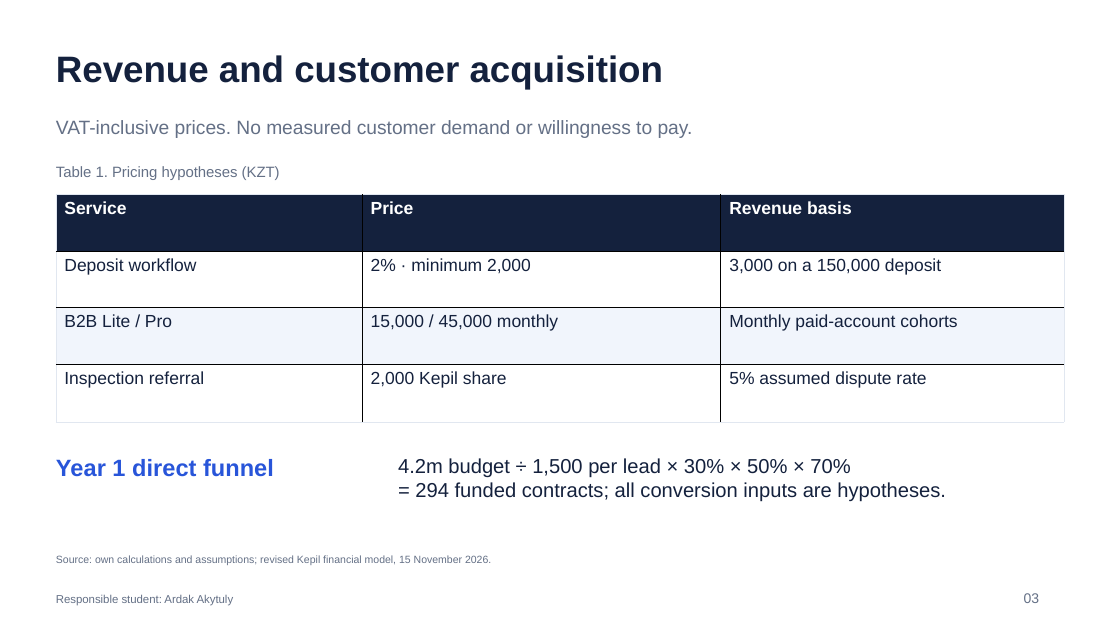
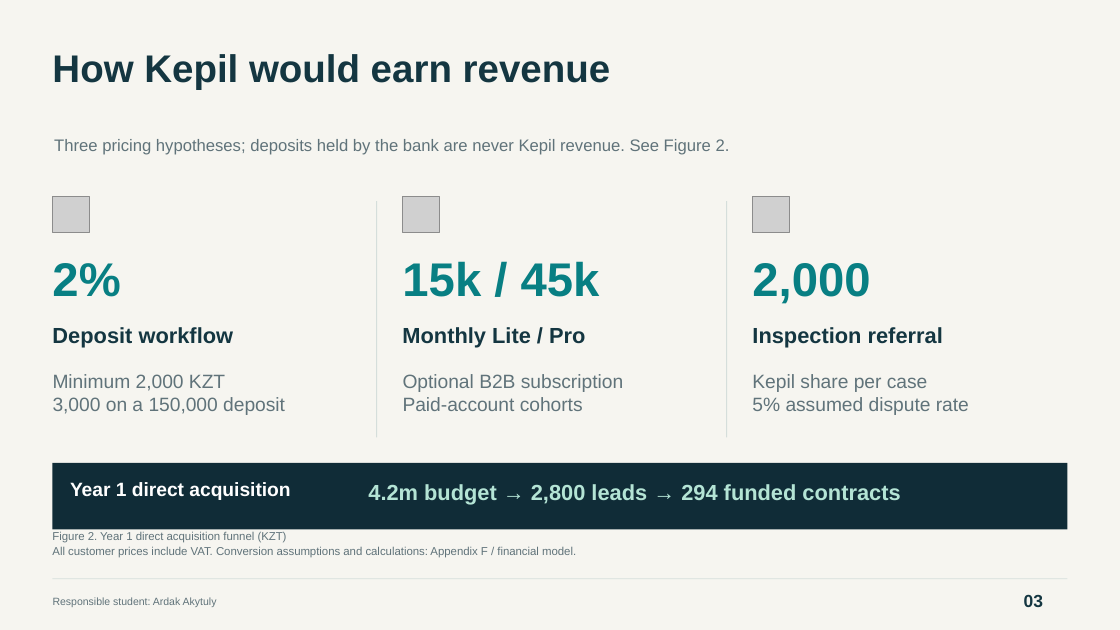
Before and after one commit to Arlan-prog/FinanceFinal, a slide deck: slide 3 of Final_Project_Presentation.pptx. Drawn at 1120x630 pixels with LibreOffice and Linux fonts; fonts in the diff are those of the drawing; grey boxes stand for pictures. Boxes give left, top, right and bottom in pixels: in the first picture for what was removed or moved away, otherwise in the second. Text is boxed around its words. In the diff, an @@ line names an element or a change of style, - is before the commit and + after.

```diff
--- a/Final_Project_Presentation.pptx
+++ b/Final_Project_Presentation.pptx
@@ background #FFFFFF to #F6F5F0 @@
@@ text at [52,54,611,89]: text changed; size 31.5 to 33 pt; text colour #14213D to #143641 @@
-Revenue and customer acquisition
+How Kepil would earn revenue
@@ text at [54,139,730,155]: text changed; size 16.5 to 14.2 pt; text colour #647086 to #60737A @@
-VAT-inclusive prices. No measured customer demand or willingness to pay.
+Three pricing hypotheses; deposits held by the bank are never Kepil revenue. See Figure 2.
@@ text removed at [56,166,280,180] @@
-Table 1. Pricing hypotheses (KZT)
@@ picture added at [52,196,89,233] @@
@@ table removed at [56,194,1065,422], 4 rows, 3 columns @@
-Service | Price | Revenue basis
-Deposit workflow | 2% · minimum 2,000 | 3,000 on a 150,000 deposit
-B2B Lite / Pro | 15,000 / 45,000 monthly | Monthly paid-account cohorts
-Inspection referral | 2,000 Kepil share | 5% assumed dispute rate
@@ rectangle added at [376,202,377,438], fill #D5DEDB @@
@@ picture added at [402,196,439,233] @@
@@ rectangle added at [727,202,728,438], fill #D5DEDB @@
@@ picture added at [753,196,790,233] @@
@@ text added at [52,263,120,297], 40.5 pt, text #087F83, bold @@
+2%
@@ text added at [402,261,600,297], 40.5 pt, text #087F83, bold @@
+15k / 45k
@@ text added at [752,263,870,304], 40.5 pt, text #087F83, bold @@
+2,000
@@ text added at [52,327,234,348], 18.8 pt, text #143641, bold @@
+Deposit workflow
@@ text added at [402,327,585,348], 18.8 pt, text #143641, bold @@
+Monthly Lite / Pro
@@ text added at [752,327,943,348], 18.8 pt, text #143641, bold @@
+Inspection referral
@@ text added at [53,374,285,415], 16.5 pt, text #60737A @@
+Minimum 2,000 KZT
+3,000 on a 150,000 deposit
@@ text added at [403,374,623,411], 16.5 pt, text #60737A @@
+Optional B2B subscription
+Paid-account cohorts
@@ text added at [752,374,969,415], 16.5 pt, text #60737A @@
+Kepil share per case
+5% assumed dispute rate
@@ rectangle added at [52,463,1067,529], fill #102C37 @@
@@ text at [70,482,290,500]: text changed; size 20.2 to 16.5 pt; text colour #2855D9 to #FFFFFF @@
-Year 1 direct funnel
+Year 1 direct acquisition
@@ text at [368,484,900,505]: text changed; size 17.2 to 18.8 pt; text colour #14213D to #B4E4D5; bold on @@
-4.2m budget ÷ 1,500 per lead × 30% × 50% × 70%
-= 294 funded contracts; all conversion inputs are hypotheses.
+4.2m budget → 2,800 leads → 294 funded contracts
@@ text added at [52,531,287,543], 9.8 pt, text #60737A @@
+Figure 2. Year 1 direct acquisition funnel (KZT)
@@ text at [52,546,576,558]: text changed; size 9 to 9.8 pt; text colour #647086 to #60737A @@
-Source: own calculations and assumptions; revised Kepil financial model, 15 November 2026.
+All customer prices include VAT. Conversion assumptions and calculations: Appendix F / financial model.
@@ text "Responsible student: Ardak Akytuly" at [53,597,217,607]: size 9.8 to 9 pt, text colour #647086 to #60737A @@
@@ rectangle added at [52,579,1067,580], fill #D5DEDB @@
@@ text "03" at [1024,595,1043,607]: size 12 to 15 pt, text colour #647086 to #143641, bold on @@
```
Also in this commit, not shown: 15 other slides changed, 7 slides added, 7 slides removed, 11 other files.
